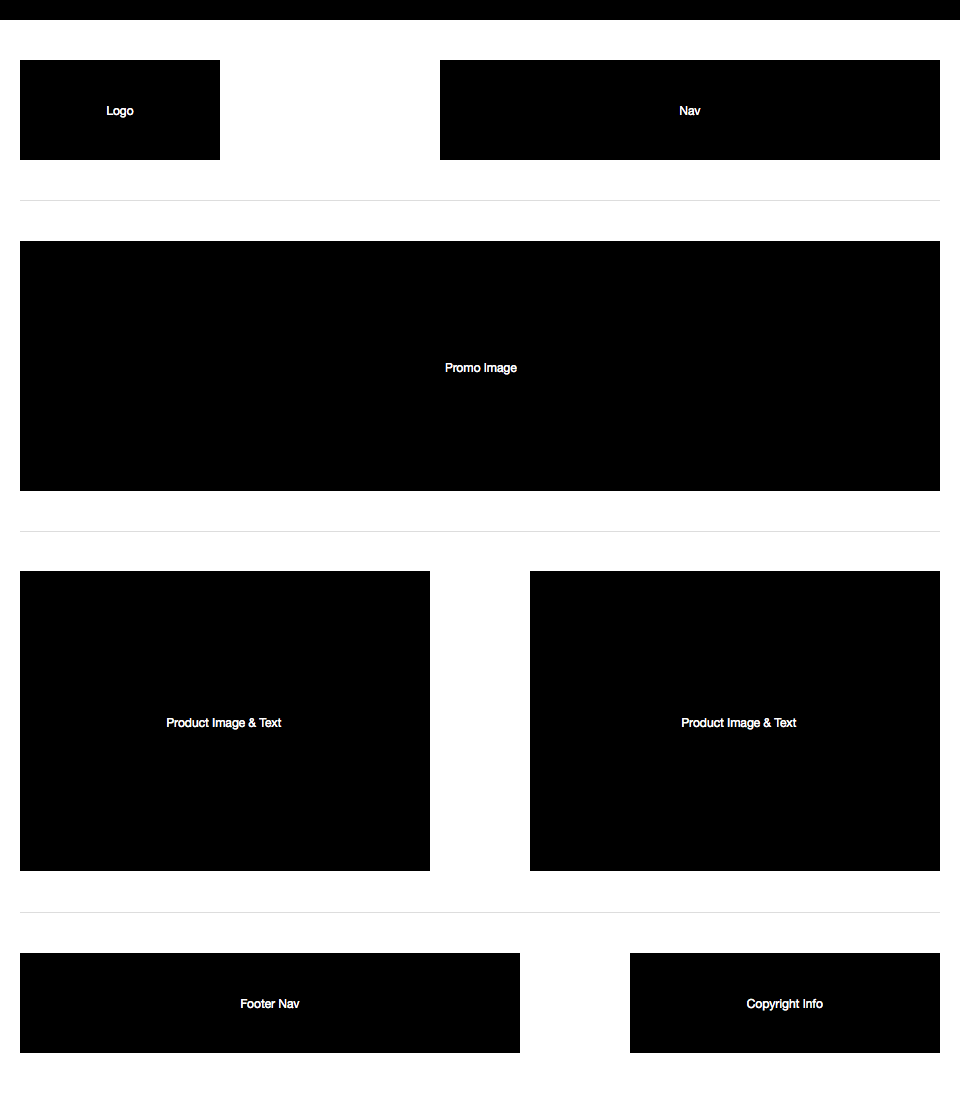
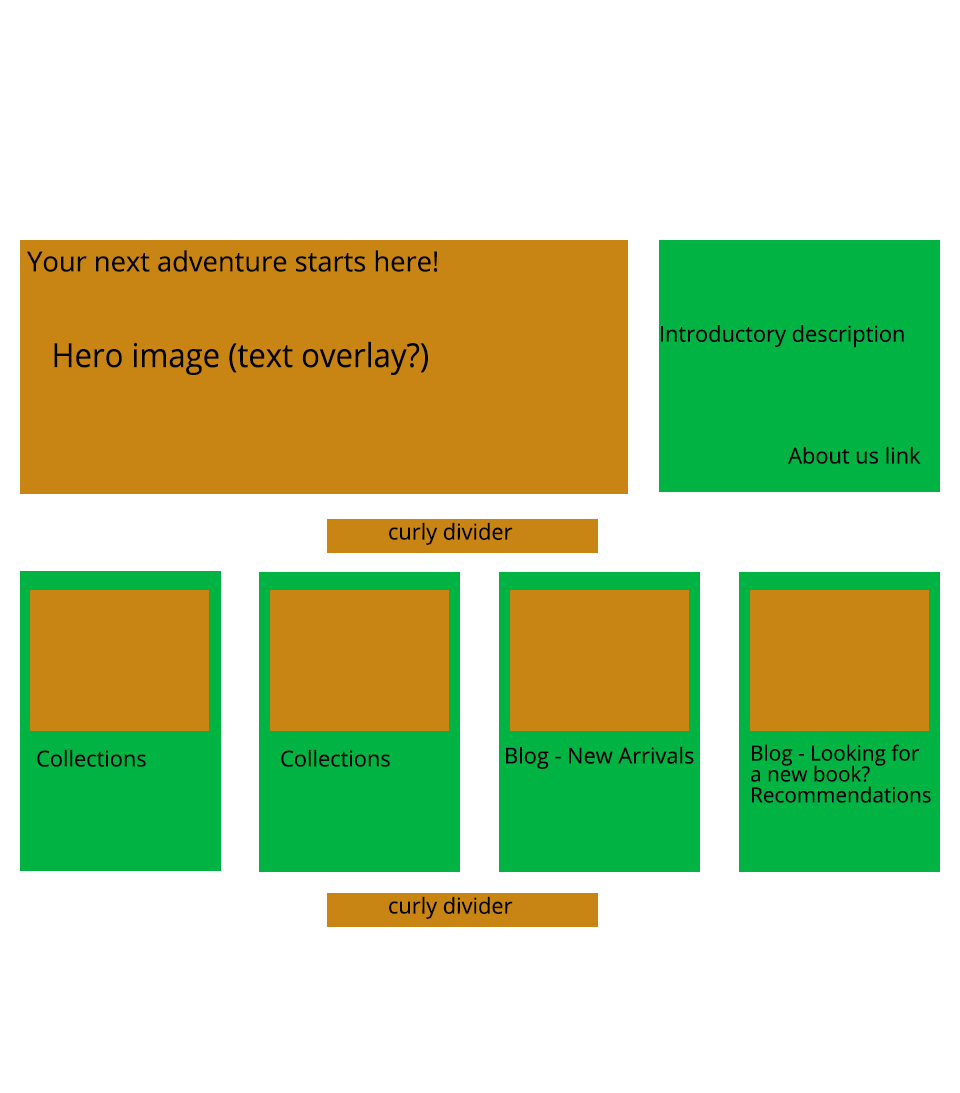
Comparing the layer stacks of the two 960x1093 images. Changes:
added group "index page" with 22 layers above "The collection" over [20, 240, 940, 927]
added layer "About us link" in group "index page" over [788, 446, 921, 464]
added layer "Blog - Looking for a new book? Recommendations" in group "index page" over [751, 744, 931, 803]
added layer "Blog - New Arrivals" in group "index page" over [506, 746, 694, 769]
added layer "Your next adventure starts here!" in group "index page" over [27, 250, 438, 272]
added layer "Introductory description" in group "index page" over [661, 325, 904, 348]
added layer "curly divider copy" in group "index page" over [389, 896, 513, 919]
added layer "Rectangle 8 copy 2" (1st of 2, in "index page") in group "index page" over [750, 590, 929, 731]
added layer "Rectangle 8 copy 2" (2nd of 2, in "index page") in group "index page" over [510, 590, 689, 731]
added layer "Rectangle 8 copy" in group "index page" over [270, 590, 449, 731]
added layer "Rectangle 8" in group "index page" over [30, 590, 209, 731]
added layer "Rectangle 7 copy" in group "index page" over [327, 893, 598, 927]
added layer "curly divider" in group "index page" over [389, 522, 513, 545]
added layer "Rectangle 7" in group "index page" over [327, 519, 598, 553]
added layer "Rectangle 5 copy 3" in group "index page" over [739, 572, 940, 872]
added layer "Rectangle 5 copy 2" in group "index page" over [499, 572, 700, 872]
added layer "Rectangle 5 copy" in group "index page" over [259, 572, 460, 872]
added layer "Rectangle 5" in group "index page" over [20, 571, 221, 871]
added layer "Rectangle 4" in group "index page" over [659, 240, 940, 492]
added layer "Hero image (text overlay?)" in group "index page" over [54, 341, 428, 375]
added layer "Rectangle 3" in group "index page" over [20, 240, 628, 494]
hid "page4" over [0, 0, 960, 1053]
hid "page1" over [0, 0, 960, 1053]
…and 2 more changes (2 added)
